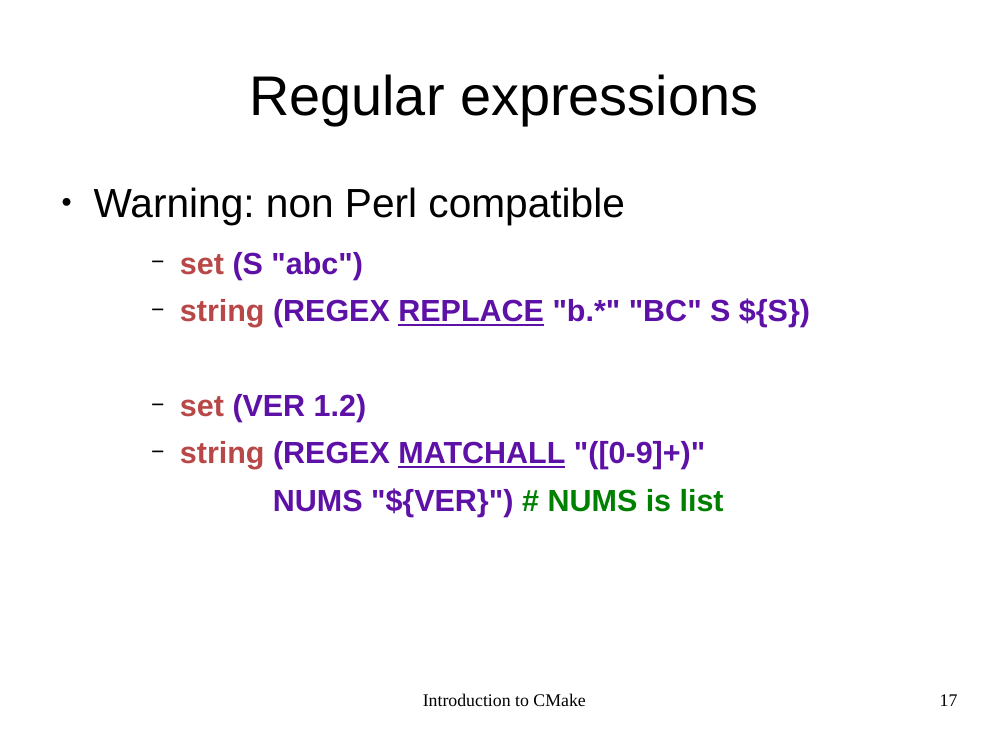
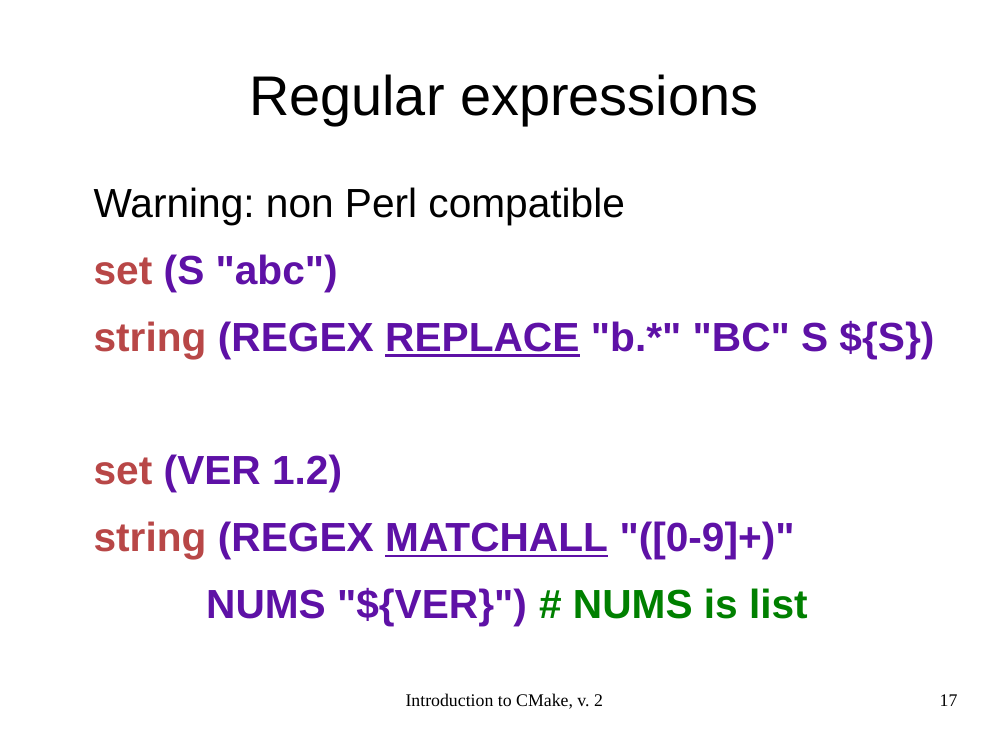
Before and after one commit to shlomif/shlomi-fish-homepage, a slide deck: slide 17 of t2/lecture/CMake/introduction_to_cmake-2.odp. Drawn at 1008x756 pixels with LibreOffice and Linux fonts; fonts in the diff are those of the drawing. Boxes give left, top, right and bottom in pixels: in the first picture for what was removed or moved away, otherwise in the second. Text is boxed around its words. In the diff, an @@ line names an element or a change of style, - is before the commit and + after.

```diff
--- a/t2/lecture/CMake/introduction_to_cmake-2.odp
+++ b/t2/lecture/CMake/introduction_to_cmake-2.odp
@@ text "Warning: non Perl compatible" at box(94, 187, 934, 625): size 24 to 32 pt in "set (S "abc")", "string (REGEX REPLACE "b.*" "BC" S ${S})", "set (VER 1.2)", "string (REGEX MATCHALL "([0-9]+)"" and 1 more places; bullet ● to none; bullet − to none; list level 3 to 1 in "set (S "abc")"; list level 3 to 1 in "string (REGEX REPLACE "b.*" "BC" ..."; list level 3 to 1 in "set (VER 1.2)"; list level 3 to 1 in "string (REGEX MATCHALL "([0-9]+)""; list level 3 to 1 in "NUMS "${VER}") # NUMS is ..." @@
@@ text at box(406, 693, 603, 709): text changed @@
-Introduction to CMake
+Introduction to CMake, v. 2
```
Also in this commit, not shown: 21 other slides changed, 1 slide added, 8 slides removed, 2 other files.
